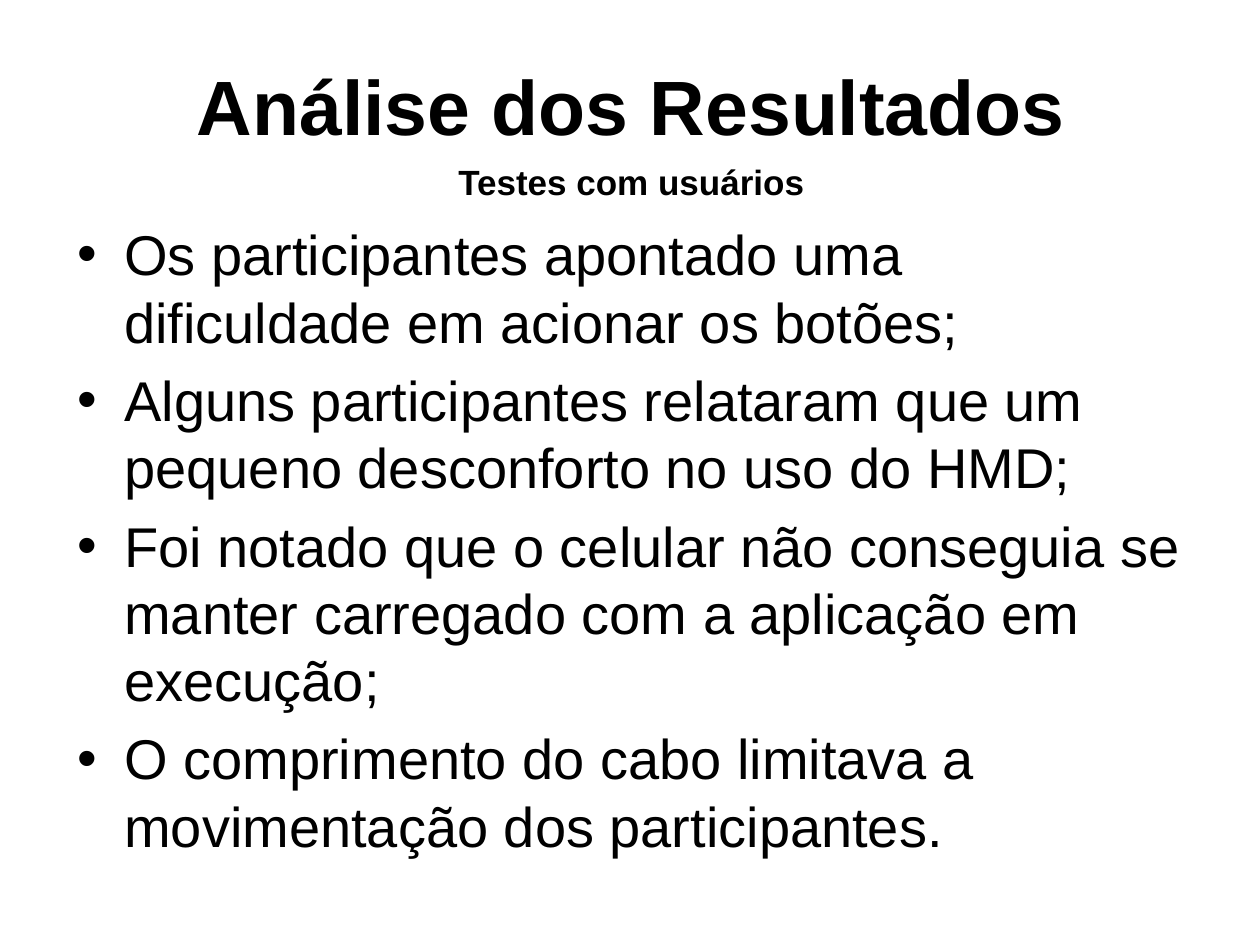
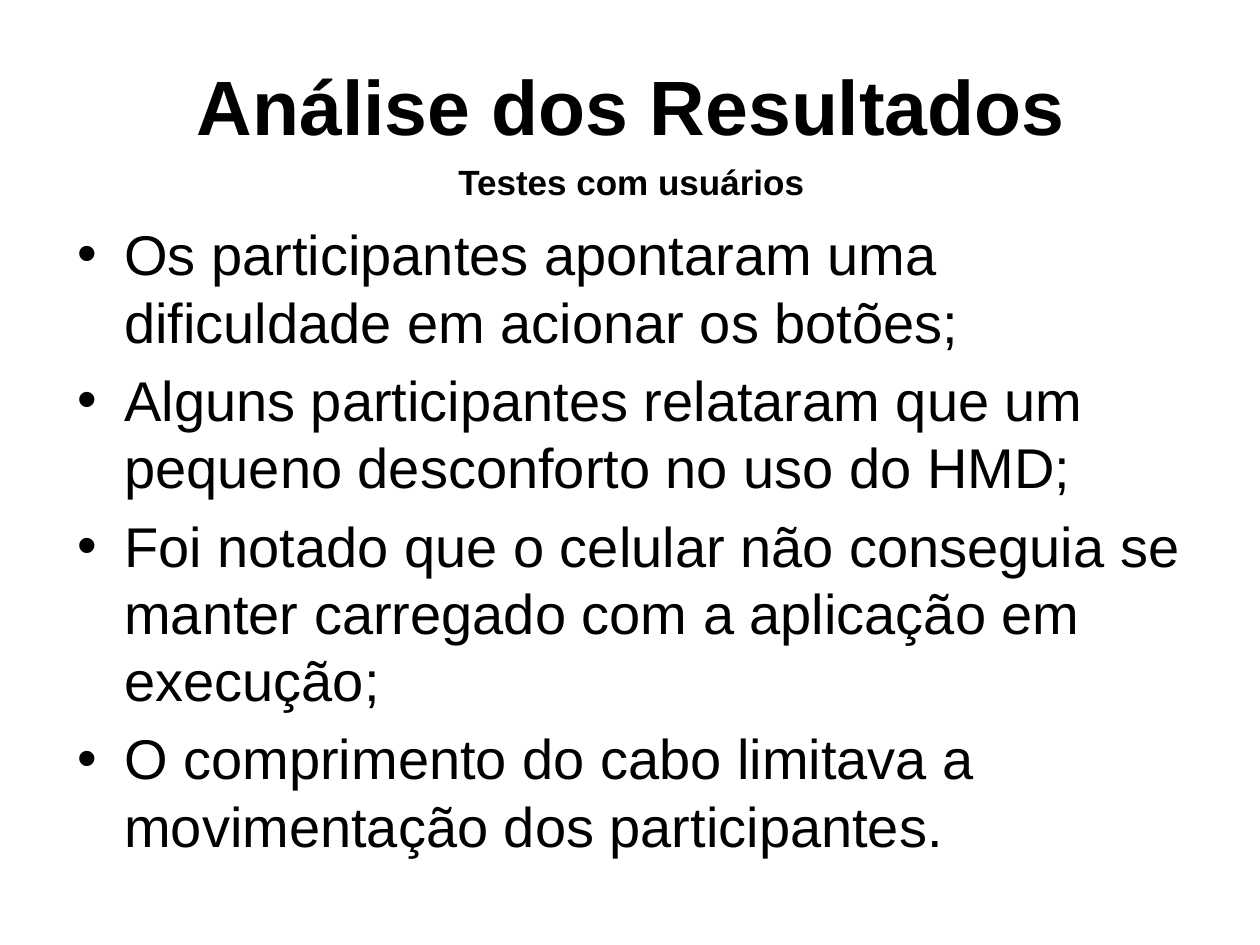
Before and after one commit to gcgfurb/tcc_JulioVicenteBrych, a slide deck: slide 21 of _julio/ApresentaçãoTCC-Julio_Vicente_Brych.pptx (slide 20 before the commit). Drawn at 1260x945 pixels with LibreOffice and Linux fonts; fonts in the diff are those of the drawing; background and template pictures are left out. Boxes give left, top, right and bottom in pixels: in the first picture for what was removed or moved away, otherwise in the second. Text is boxed around its words. In the diff, an @@ line names an element or a change of style, - is before the commit and + after.

```diff
--- a/_julio/ApresentaçãoTCC-Julio_Vicente_Brych.pptx
+++ b/_julio/ApresentaçãoTCC-Julio_Vicente_Brych.pptx
@@ text at [124, 234, 959, 351]: text changed @@
-• Os participantes apontado uma dificuldade em acionar os botões;
+• Os participantes apontaram uma dificuldade em acionar os botões;
```
Also in this commit, not shown: 10 other slides changed, 1 slide added.
